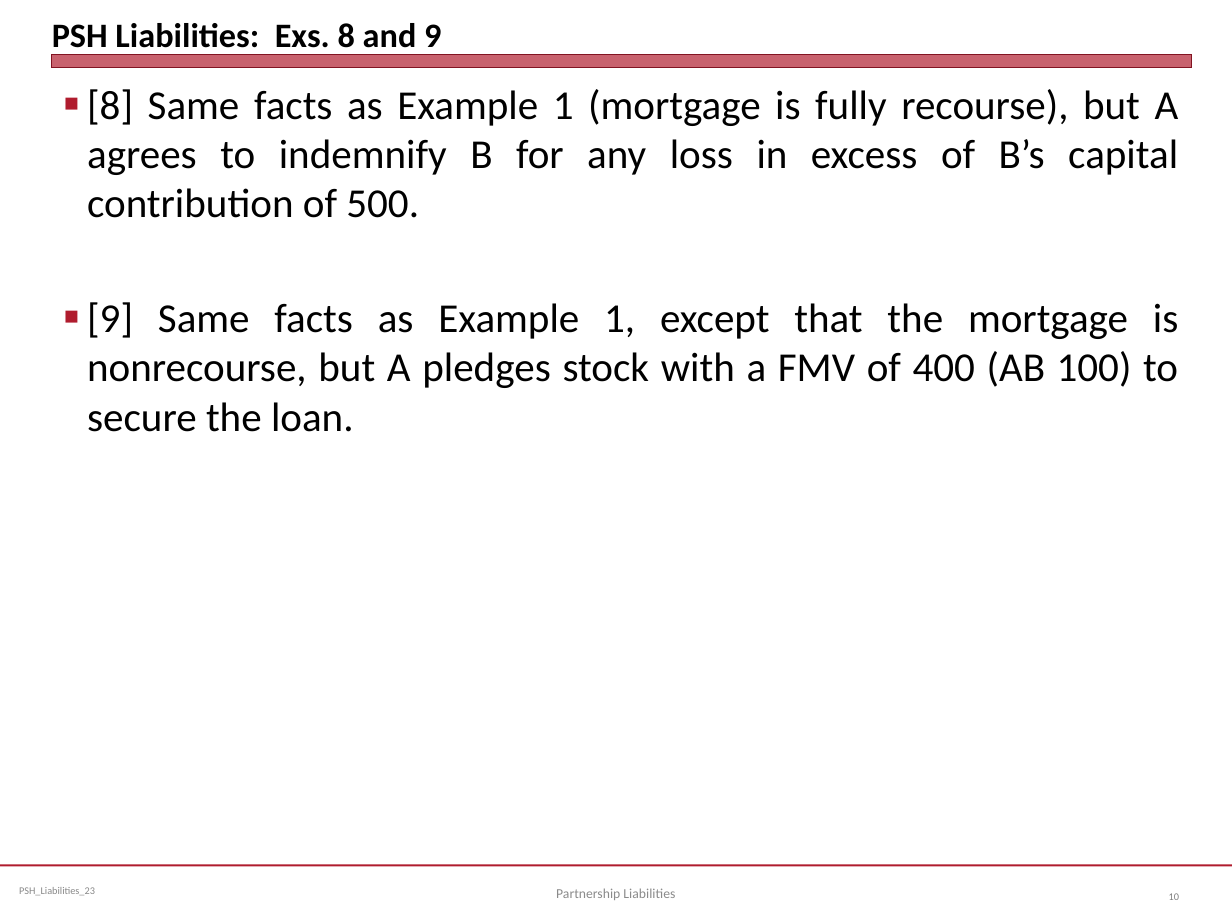
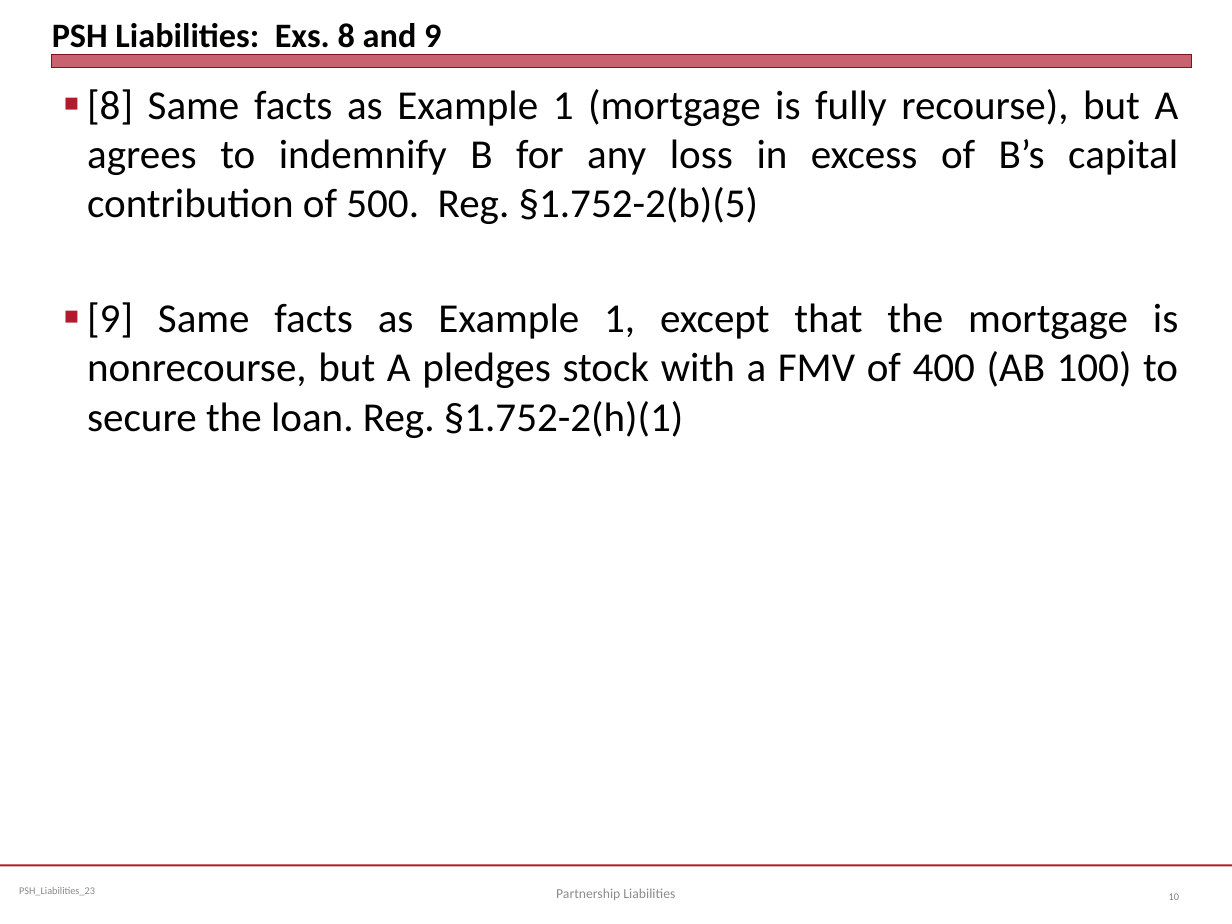
Before and after one commit to jmc877/Partnership-Tax, a slide deck: slide 10 of slides/PSH_Liabilities_23.pptx. Drawn at 1232x924 pixels with LibreOffice and Linux fonts; fonts in the diff are those of the drawing. Boxes give left, top, right and bottom in pixels: in the first picture for what was removed or moved away, otherwise in the second. Text is boxed around its words. In the diff, an @@ line names an element or a change of style, - is before the commit and + after.

```diff
--- a/slides/PSH_Liabilities_23.pptx
+++ b/slides/PSH_Liabilities_23.pptx
@@ text at (87, 89, 1179, 438): text changed @@
-■ [8] Same facts as Example 1 (mortgage is fully recourse), but A agrees to indemnify B for any loss in excess of B’s capital contribution of 500.
-■ [9] Same facts as Example 1, except that the mortgage is nonrecourse, but A pledges stock with a FMV of 400 (AB 100) to secure the loan.
+■ [8] Same facts as Example 1 (mortgage is fully recourse), but A agrees to indemnify B for any loss in excess of B’s capital contribution of 500. Reg. §1.752-2(b)(5)
+■ [9] Same facts as Example 1, except that the mortgage is nonrecourse, but A pledges stock with a FMV of 400 (AB 100) to secure the loan. Reg. §1.752-2(h)(1)
```
Also in this commit, not shown: 6 other slides changed, 1 other file.
